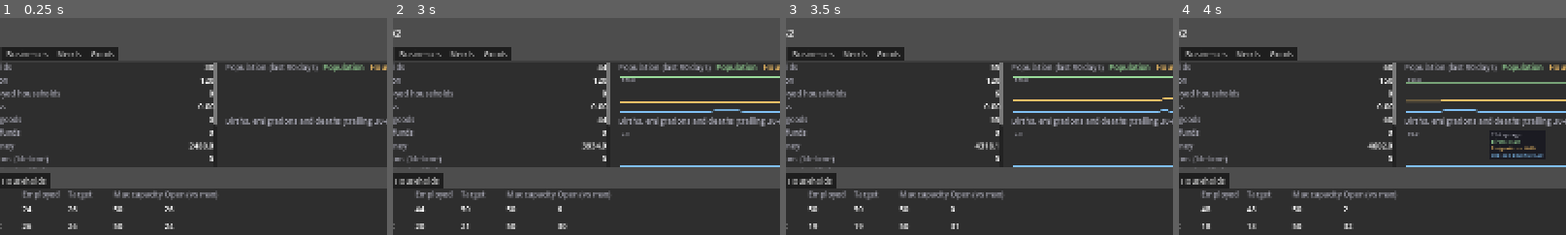
Above: before the commit, frames 1-4 (left to right).
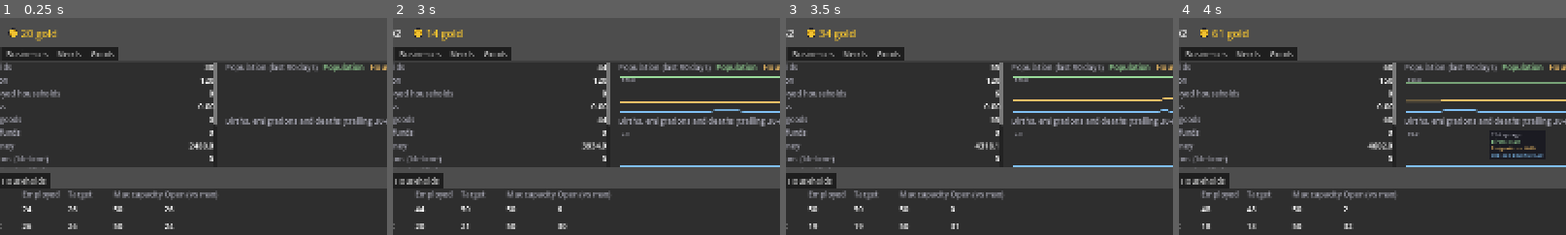
Above: after the commit, the same moments.

Repository: forsman5/sitka
Game: Godot game, scene res://scenes/sim/he_dashboard.tscn
The game is run twice, just before and just after one commit, with the same random seed, the same clock (stepped at 60 frames per second) and the same inputs. This scene is started directly instead of the project's main scene.
Inputs (mouse positions are % of the whole screen's width and height, from its top left):
- Up to frame 1 (0.25 s): no input
- Up to frame 2 (3 s): click "1x" at 0.5 s; click "10x" at 1.25 s; click "100x" at 2 s; tap Enter at 2.75 s; drag from (67, 18) to (60, 28) at 2.77 s
- Up to frame 3 (3.5 s): no input
- Up to frame 4 (4 s): drag from (67, 30) to (45, 70) at 3.52 s
The pictures show only the part of the screen within x 5-55%, y 0-50%; the shares and areas given below are measured in that part.

The runs differ from the first frame. In frame 1, 0.3% of the frame differs, in the area x 2-15%, y 4-11%; in frame 2, 0.3%; in frame 3, 0.3%; in frame 4, 0.3%.

Commit message:
Show the government treasury on the household economy's top line
Adds '<gold icon> N gold' beside the day label, with a hover tooltip giving
the 30-day change. Backed by HESimulation.get_treasury_summary(), which sums
every government's balance and reads the change from its closing-balance
history. Hidden for scenarios without a government.

Co-Authored-By: Claude Sonnet 5.5 <noreply@anthropic.com>

Diff:
--- a/scripts/sim/harness/run_household_economy.gd
+++ b/scripts/sim/harness/run_household_economy.gd
@@ -1271,10 +1271,26 @@
 	staffed.advance_ticks(HESimulation.CAPACITY_EVAL_INTERVAL_DAYS)
 	_assert((staffed.get_government_summary(1)["administrator_household_ids"] as Array).size() >= 1, "Administrator post should be refilled after the holder leaves")
 
+	# Top-line treasury summary: matches the government's balance, and its
+	# 30-day change equals balance now minus the closing balance 30 days ago.
+	var trend := sim.get_treasury_summary(30)
+	_assert(trend["has_government"] and absf(trend["treasury"] - summary["treasury"]) < EPSILON, "Treasury summary should match the government balance")
+	_assert(trend["days_covered"] == 30, "A two-year-old sim should cover the full 30-day window")
+	var gov_history: Array[float] = []
+	for report in sim.get_business_reports(1):
+		if report["business_id"] == gov_id:
+			gov_history.assign(report["balance_history"])
+	_assert(absf(trend["change"] - (summary["treasury"] - gov_history[gov_history.size() - 31])) < EPSILON, "30-day treasury change should be now minus the balance 30 days ago")
+	var young := _new_sim("build_three_business_economy")
+	young.advance_ticks(5)
+	_assert(young.get_treasury_summary(30)["days_covered"] == 4, "A young sim should report only the history it has")
+	print("  top-line treasury: %.1f gold, %+.1f over %d days" % [trend["treasury"], trend["change"], trend["days_covered"]])
+
 	# A town with no government taxes nothing and reports none.
 	var bare := _new_sim("build_two_settlement_economy")
 	bare.advance_ticks(60)
 	_assert(bare.get_government_summary(1).is_empty(), "A scenario without a government should report none")
+	_assert(not bare.get_treasury_summary(30)["has_government"], "No government: the top-line treasury should be hidden")
 
 func _total_worker_capacity(sim: HESimulation) -> int:
 	var total := 0
--- a/scripts/sim/household_economy/he_dashboard.gd
+++ b/scripts/sim/household_economy/he_dashboard.gd
@@ -31,6 +31,8 @@
 const HOUSEHOLD_EVENT_HISTORY_DAYS := 360
 const BUSINESS_STATUS_COLUMN_WIDTH := 430.0
 const TRADER_TRANSACTION_HISTORY_DAYS := 30
+## Window for the top-line treasury's hover change.
+const TREASURY_TREND_DAYS := 30
 const BUSINESS_EMPLOYMENT_VISIBLE_EVENTS := 50
 ## Views of the goods chart on a production business's detail tab, switched
 ## by tabs above it. Each series is [series id, legend suffix, dashed]: outputs
@@ -107,6 +109,9 @@
 var _day_accumulator: float = 0.0
 
 var _day_label: Label
+var _treasury_margin: Control
+var _treasury_box: HBoxContainer
+var _treasury_label: Label
 var _town_stat_labels: Dictionary = {} # city-summary key -> Label
 var _town_population_chart: HESparkline
 var _town_flow_chart: HESparkline
@@ -277,6 +282,30 @@
 	_day_label.add_theme_font_size_override("font_size", 22)
 	top_bar.add_child(_day_label)
 
+	# Government treasury: "<gold icon> 99 gold", hover for the 30-day change.
+	# Hidden when the scenario has no government.
+	_treasury_box = HBoxContainer.new()
+	_treasury_box.add_theme_constant_override("separation", 4)
+	_treasury_box.mouse_filter = Control.MOUSE_FILTER_STOP
+	var treasury_icon := TextureRect.new()
+	treasury_icon.texture = Commodity.gold_icon()
+	treasury_icon.expand_mode = TextureRect.EXPAND_IGNORE_SIZE
+	treasury_icon.stretch_mode = TextureRect.STRETCH_KEEP_ASPECT_CENTERED
+	treasury_icon.custom_minimum_size = Vector2(24, 24)
+	treasury_icon.size_flags_vertical = Control.SIZE_SHRINK_CENTER
+	treasury_icon.mouse_filter = Control.MOUSE_FILTER_IGNORE
+	_treasury_box.add_child(treasury_icon)
+	_treasury_label = Label.new()
+	_treasury_label.add_theme_font_size_override("font_size", 22)
+	_treasury_label.add_theme_color_override("font_color", Commodity.GOLD_COLOR)
+	_treasury_label.mouse_filter = Control.MOUSE_FILTER_IGNORE
+	_treasury_box.add_child(_treasury_label)
+	var treasury_margin := MarginContainer.new()
+	treasury_margin.add_theme_constant_override("margin_left", 16)
+	treasury_margin.add_child(_treasury_box)
+	top_bar.add_child(treasury_margin)
+	_treasury_margin = treasury_margin
+
 	var spacer := Control.new()
 	spacer.size_flags_horizontal = Control.SIZE_EXPAND_FILL
 	top_bar.add_child(spacer)
@@ -1867,9 +1896,27 @@
 			"stress": stress_label, "scarcity": scarcity_label, "unaffordable": unaffordable_label,
 		}
 
+## Top-line government treasury and its 30-day movement (tooltip).
+func _refresh_treasury() -> void:
+	var summary := _simulation.get_treasury_summary(TREASURY_TREND_DAYS)
+	_treasury_margin.visible = summary["has_government"]
+	if not summary["has_government"]:
+		return
+	_treasury_label.text = "%.0f gold" % summary["treasury"]
+	var covered: int = summary["days_covered"]
+	var tip := "Government treasury"
+	if covered <= 0:
+		tip += "\nNo history yet."
+	else:
+		var change: float = summary["change"]
+		tip += "\n%+.1f gold over the last %d days" % [change, covered]
+		tip += "\n(%.1f -> %.1f)" % [summary["then"], summary["treasury"]]
+	_treasury_box.tooltip_text = tip
+
 func _refresh() -> void:
 	var clock := _simulation.get_clock_summary()
 	_day_label.text = _format_day(clock["day"])
+	_refresh_treasury()
 
 	_refresh_town()
 
--- a/scripts/sim/household_economy/he_simulation.gd
+++ b/scripts/sim/household_economy/he_simulation.gd
@@ -3065,6 +3065,33 @@
 		"builder_slots": gov.builder_slots,
 	}
 
+## Every government's treasury summed, for the dashboard's top line: the
+## balance now and how it has moved over the last `days` days. `change` is
+## measured from the oldest closing balance still within the window, so a young
+## sim reports `days_covered` < `days` instead of inventing history. Both are
+## 0 / empty when no settlement has a government.
+func get_treasury_summary(days: int = 30) -> Dictionary:
+	var total := 0.0
+	var histories: Array = []
+	for settlement_id in settlements.keys():
+		var gov := _settlement_government(settlement_id)
+		if gov == null:
+			continue
+		total += gov.balance
+		histories.append(gov.balance_history())
+	if histories.is_empty():
+		return {"has_government": false, "treasury": 0.0, "change": 0.0, "days_covered": 0}
+	# History holds closing balances, newest last; today's is the latest entry.
+	var covered := 0
+	for history in histories:
+		covered = maxi(covered, mini(days, (history as Array).size() - 1))
+	var then := 0.0
+	for history in histories:
+		var h: Array = history
+		var index := h.size() - 1 - covered
+		then += h[index] if index >= 0 else 0.0
+	return {"has_government": true, "treasury": total, "change": total - then if covered > 0 else 0.0, "days_covered": covered, "then": then}
+
 ## Total daily need for `commodity` across every household right now -- the
 ## basis for the Trader's reserve (TRADER_RESERVE_BUFFER_DAYS worth of
 ## this), so the reserve tracks the settlement's actual size/composition
